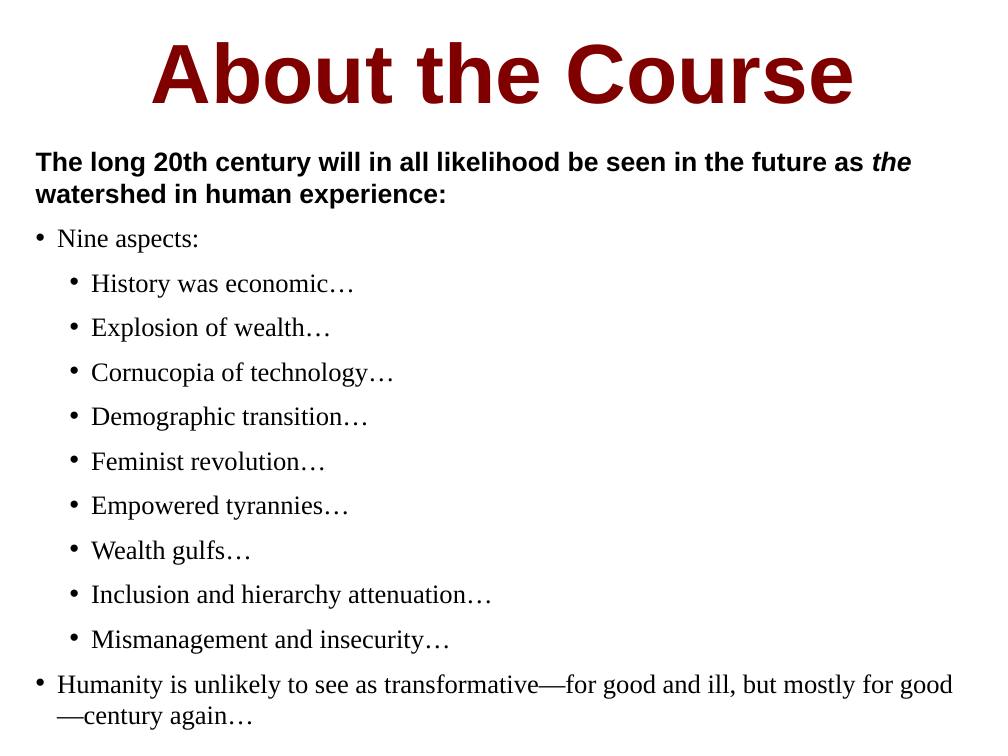
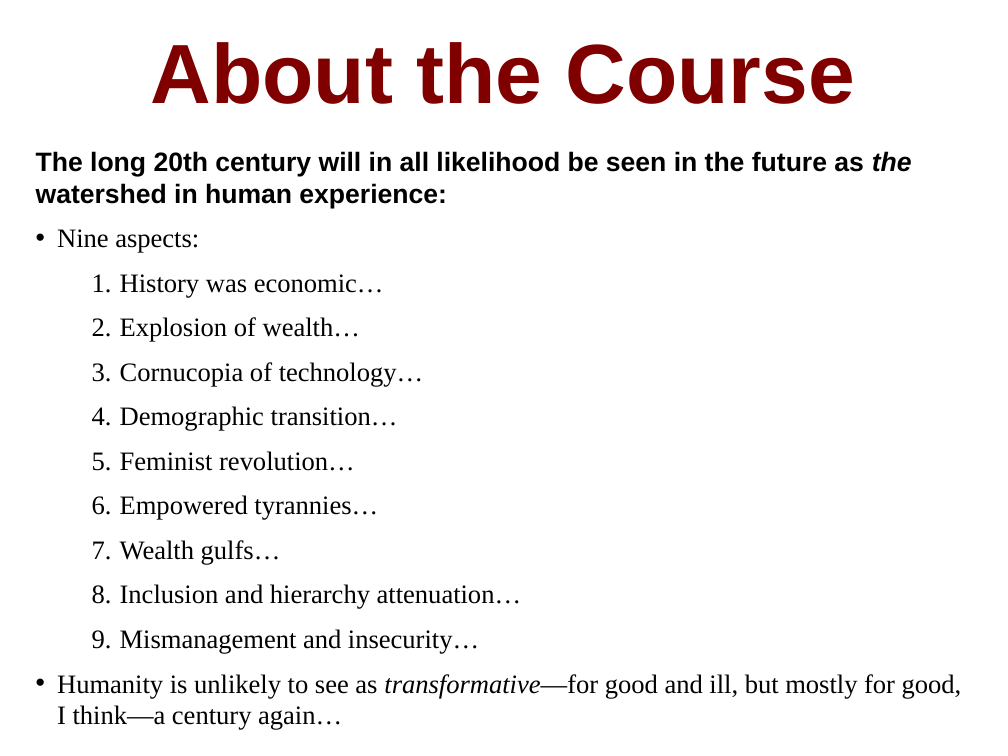
Before and after one commit to DavidLJ/public-files, a slide deck: slide 2 of econ-115-lecture-2.pptx. Drawn at 1008x756 pixels with LibreOffice and Linux fonts; fonts in the diff are those of the drawing. Boxes give left, top, right and bottom in pixels: in the first picture for what was removed or moved away, otherwise in the second. Text is boxed around its words. In the diff, an @@ line names an element or a change of style, - is before the commit and + after.

```diff
--- a/econ-115-lecture-2.pptx
+++ b/econ-115-lecture-2.pptx
@@ text at (120, 274, 521, 654): bullet • to 1. @@
@@ text at (57, 674, 962, 730): text changed @@
-• Humanity is unlikely to see as transformative—for good and ill, but mostly for good—century again…
+• Humanity is unlikely to see as transformative—for good and ill, but mostly for good, I think—a century again…
```
Also in this commit, not shown: 9 other slides changed, 1 slide added.
